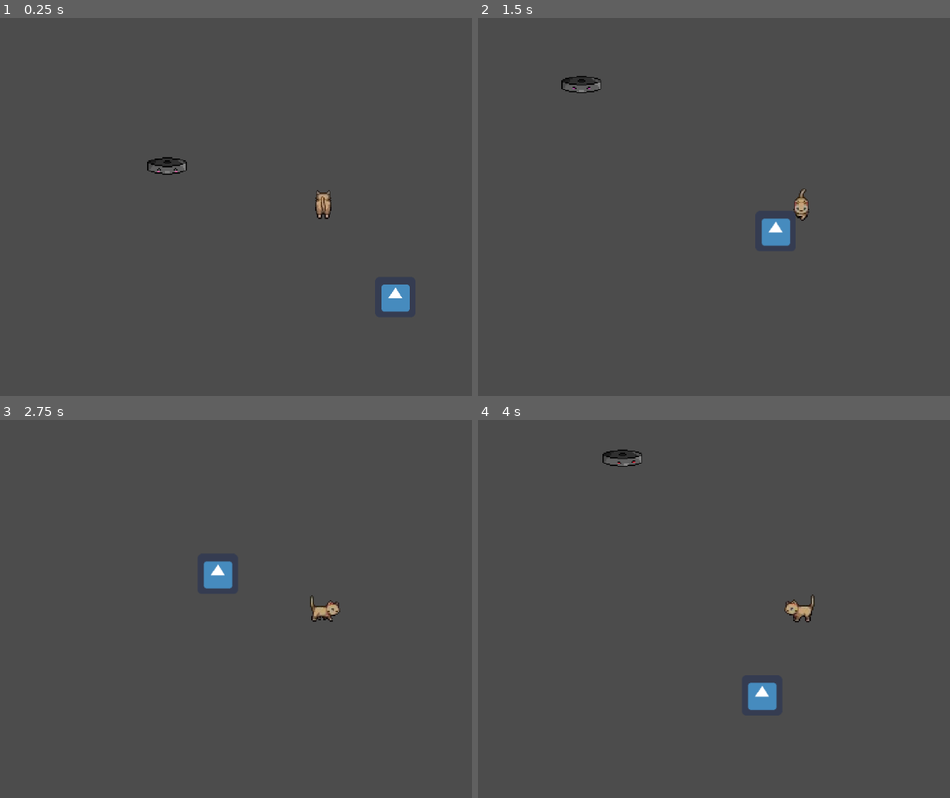
Above: before the commit, frames 1-4 (two rows, left to right).
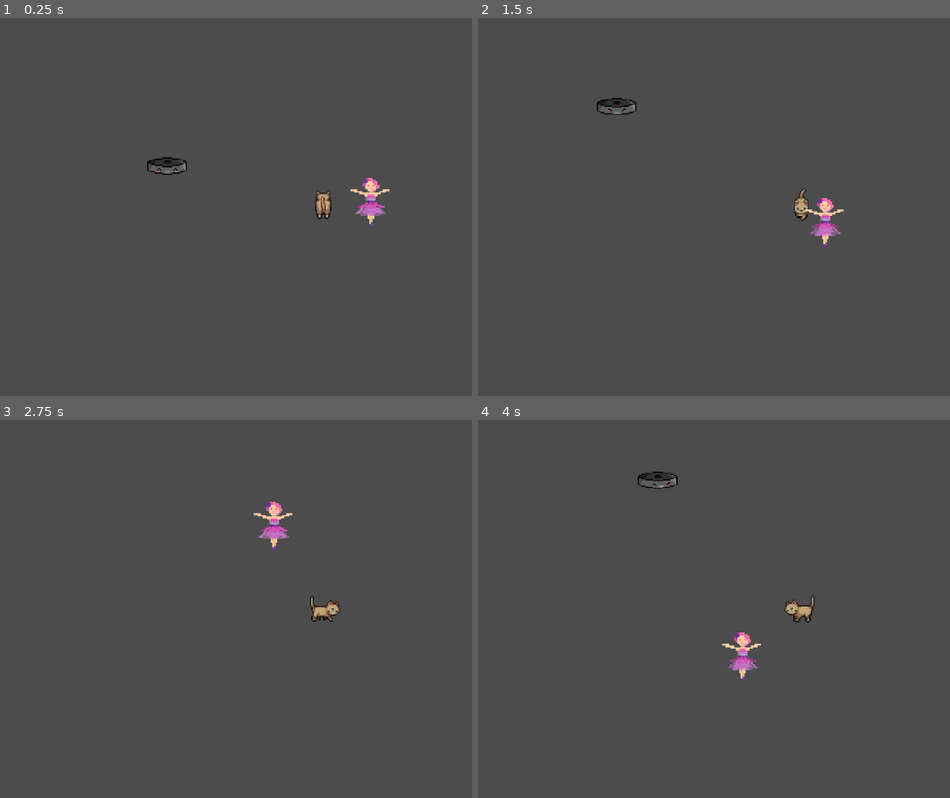
Above: after the commit, the same moments.

Repository: ygda-org/firstQuarter2023
Game: Godot game, scene res://HOUSE/houseLevel.tscn
Two runs of this game, one before a commit and one after it. Both use one fixed random seed, a clock stepped at 60 frames per second and the inputs below. This scene is started directly instead of the project's main scene. The engine's default icon, where the game draws it, is replaced by a stand-in: a white triangle on a blue panel in a dark square.
Inputs (mouse positions are in pixels of both pictures, inside the frame that each line leads up to):
- Up to frame 1 (0.25 s): no input
- Up to frame 2 (1.5 s): move the mouse to (945, 188) at 0.52 s; hold Right (ui_right) 0.53-1.28 s; click (945, 188) at 0.6 s; move the mouse to (671, 225) at 1.27 s; hold Down (ui_down) from 1.28 s (still down); tap Tab (tab) at 1.35 s
- Up to frame 3 (2.75 s): move the mouse to (387, 525) at 2.02 s; release Down (ui_down) at 2.03 s; hold Right (ui_right) from 2.03 s (still down); click (387, 525) at 2.1 s
- Up to frame 4 (4 s): move the mouse to (770, 684) at 2.77 s; release Right (ui_right) at 2.78 s; hold Up (ui_up) 2.78-3.53 s; tap Tab (tab) at 2.85 s; move the mouse to (outside the picture) at 3.52 s; hold Left (ui_left) from 3.53 s (still down); click (outside the picture) at 3.6 s

The runs differ from the first frame. In frame 1, 0.8% of the frame differs, in the area x 74-87%, y 42-78%; in frame 2, 1.3%, in the area x 17-78%, y 15-61%; in frame 3, 0.9%; in frame 4, 1.3%.

Commit message:
Alright I think I fixed everything
Notes: the city Taxi just doesn't work ig? I was able to patch all the other missing sprites but I couldn't find any for the taxi, and I think I know why - when the person made the taxi pull request in the club they got rid of all imports, including their own sprite imports for their taxi. Anyway yeah, it all works on my end now so I hope it works everywhere else. Also would like to say that 1. people need to reimport sprites, and 2. spritesheets exist instead of having each indivual frame as a file

Diff:
--- a/City/Taxi.tscn
+++ b/City/Taxi.tscn
@@ -1,6 +1,6 @@
 [gd_scene load_steps=23 format=2]
 
-[ext_resource path="res://City/Taxi/Taxi.gd" type="Script" id=1]
+[ext_resource path="res://City/Taxi.gd" type="Script" id=1]
 [ext_resource path="res://assets/Taxi/frame_13_taxi_explode.png" type="Texture" id=2]
 [ext_resource path="res://assets/Taxi/frame_15_taxi_explode.png" type="Texture" id=3]
 [ext_resource path="res://assets/Taxi/frame_16_taxi_explode.png" type="Texture" id=4]
@@ -20,6 +20,7 @@
 [ext_resource path="res://assets/Taxi/taxi2.png" type="Texture" id=18]
 [ext_resource path="res://assets/Taxi/frame_03_taxi_explode.png" type="Texture" id=19]
 [ext_resource path="res://assets/Taxi/frame_11_taxi_explode.png" type="Texture" id=20]
+
 
 [sub_resource type="RectangleShape2D" id=1]
 extents = Vector2( 21, 8.5 )
--- /dev/null
+++ b/HOUSE/houseEnemies/fairyToy/fairyBullet.gd
@@ -0,0 +1,20 @@
+extends KinematicBody2D
+
+var velocity = Vector2(1,1)
+
+func _ready():
+	$anim.play("default")
+	$timeOut.start()
+
+
+func _physics_process(delta):
+	move_and_collide(velocity.normalized()*12)
+
+
+func _on_Area2D_body_entered(body):
+	if 'ayer' in body.name:
+		body._damage()
+		queue_free()
+
+func _on_timeOut_timeout():
+	queue_free()
--- /dev/null
+++ b/HOUSE/houseEnemies/fairyToy/fairyBullet.tscn
@@ -0,0 +1,137 @@
+[gd_scene load_steps=30 format=2]
+
+[ext_resource path="res://assets/fairyToy/fairyBullet.png" type="Texture" id=1]
+[ext_resource path="res://HOUSE/houseEnemies/fairyToy/fairyBullet.gd" type="Script" id=2]
+
+[sub_resource type="AtlasTexture" id=1]
+atlas = ExtResource( 1 )
+region = Rect2( 0, 0, 32, 32 )
+
+[sub_resource type="AtlasTexture" id=2]
+atlas = ExtResource( 1 )
+region = Rect2( 32, 0, 32, 32 )
+
+[sub_resource type="AtlasTexture" id=3]
+atlas = ExtResource( 1 )
+region = Rect2( 64, 0, 32, 32 )
+
+[sub_resource type="AtlasTexture" id=4]
+atlas = ExtResource( 1 )
+region = Rect2( 96, 0, 32, 32 )
+
+[sub_resource type="AtlasTexture" id=5]
+atlas = ExtResource( 1 )
+region = Rect2( 128, 0, 32, 32 )
+
+[sub_resource type="AtlasTexture" id=6]
+atlas = ExtResource( 1 )
+region = Rect2( 160, 0, 32, 32 )
+
+[sub_resource type="AtlasTexture" id=7]
+atlas = ExtResource( 1 )
+region = Rect2( 192, 0, 32, 32 )
+
+[sub_resource type="AtlasTexture" id=8]
+atlas = ExtResource( 1 )
+region = Rect2( 224, 0, 32, 32 )
+
+[sub_resource type="AtlasTexture" id=9]
+atlas = ExtResource( 1 )
+region = Rect2( 256, 0, 32, 32 )
+
+[sub_resource type="AtlasTexture" id=10]
+atlas = ExtResource( 1 )
+region = Rect2( 288, 0, 32, 32 )
+
+[sub_resource type="AtlasTexture" id=11]
+atlas = ExtResource( 1 )
+region = Rect2( 320, 0, 32, 32 )
+
+[sub_resource type="AtlasTexture" id=12]
+atlas = ExtResource( 1 )
+region = Rect2( 352, 0, 32, 32 )
+
+[sub_resource type="AtlasTexture" id=13]
+atlas = ExtResource( 1 )
+region = Rect2( 384, 0, 32, 32 )
+
+[sub_resource type="AtlasTexture" id=14]
+atlas = ExtResource( 1 )
+region = Rect2( 416, 0, 32, 32 )
+
+[sub_resource type="AtlasTexture" id=15]
+atlas = ExtResource( 1 )
+region = Rect2( 448, 0, 32, 32 )
+
+[sub_resource type="AtlasTexture" id=16]
+atlas = ExtResource( 1 )
+region = Rect2( 480, 0, 32, 32 )
+
+[sub_resource type="AtlasTexture" id=17]
+atlas = ExtResource( 1 )
+region = Rect2( 512, 0, 32, 32 )
+
+[sub_resource type="AtlasTexture" id=18]
+atlas = ExtResource( 1 )
+region = Rect2( 544, 0, 32, 32 )
+
+[sub_resource type="AtlasTexture" id=19]
+atlas = ExtResource( 1 )
+region = Rect2( 576, 0, 32, 32 )
+
+[sub_resource type="AtlasTexture" id=20]
+atlas = ExtResource( 1 )
+region = Rect2( 608, 0, 32, 32 )
+
+[sub_resource type="AtlasTexture" id=21]
+atlas = ExtResource( 1 )
+region = Rect2( 640, 0, 32, 32 )
+
+[sub_resource type="AtlasTexture" id=22]
+atlas = ExtResource( 1 )
+region = Rect2( 672, 0, 32, 32 )
+
+[sub_resource type="AtlasTexture" id=23]
+atlas = ExtResource( 1 )
+region = Rect2( 704, 0, 32, 32 )
+
+[sub_resource type="AtlasTexture" id=24]
+atlas = ExtResource( 1 )
+region = Rect2( 736, 0, 32, 32 )
+
+[sub_resource type="SpriteFrames" id=25]
+animations = [ {
+"frames": [ SubResource( 1 ), SubResource( 2 ), SubResource( 3 ), SubResource( 4 ), SubResource( 5 ), SubResource( 6 ), SubResource( 7 ), SubResource( 8 ), SubResource( 9 ), SubResource( 10 ), SubResource( 11 ), SubResource( 12 ), SubResource( 13 ), SubResource( 14 ), SubResource( 15 ), SubResource( 16 ), SubResource( 17 ), SubResource( 18 ), SubResource( 19 ), SubResource( 20 ), SubResource( 21 ), SubResource( 22 ), SubResource( 23 ), SubResource( 24 ) ],
+"loop": true,
+"name": "default",
+"speed": 5.0
+} ]
+
+[sub_resource type="RectangleShape2D" id=26]
+extents = Vector2( 8.375, 8.375 )
+
+[sub_resource type="RectangleShape2D" id=27]
+extents = Vector2( 6, 6.5 )
+
+[node name="fairyBullet" type="KinematicBody2D"]
+script = ExtResource( 2 )
+
+[node name="anim" type="AnimatedSprite" parent="."]
+position = Vector2( -10, 7.5 )
+scale = Vector2( 1.625, 1.46875 )
+frames = SubResource( 25 )
+
+[node name="CollisionShape2D" type="CollisionShape2D" parent="."]
+position = Vector2( -11.375, 6.375 )
+shape = SubResource( 26 )
+
+[node name="Area2D" type="Area2D" parent="."]
+
+[node name="CollisionShape2D" type="CollisionShape2D" parent="Area2D"]
+position = Vector2( -11, 6.5 )
+shape = SubResource( 27 )
+
+[node name="timeOut" type="Timer" parent="."]
+
+[connection signal="body_entered" from="Area2D" to="." method="_on_Area2D_body_entered"]
+[connection signal="timeout" from="timeOut" to="." method="_on_timeOut_timeout"]
--- /dev/null
+++ b/HOUSE/houseEnemies/fairyToy/fairyToy.gd
@@ -0,0 +1,28 @@
+extends KinematicBody2D
+
+var frameLOL = 0
+var pPos = Vector2()
+var velocity = Vector2()
+const FAIRYBULLET = preload("res://HOUSE/houseEnemies/fairyToy/fairyBullet.tscn")
+
+func _ready():
+	$anim.play("default")
+
+func _physics_process(delta):
+	frameLOL += 1
+	pPos = Global.player_position
+	if abs(pPos.x - position.x) < 500 and abs(pPos.y - position.y) < 500:
+		velocity = pPos.direction_to(position) * 85
+	elif abs(pPos.x - position.x) < 700 and abs(pPos.y - position.y) < 700:
+		velocity = Vector2(0,0)
+		if frameLOL % 200 == 0:
+			_primal_aspid()
+	else:
+		velocity = Vector2(0,0)
+	move_and_slide(velocity)
+
+func _primal_aspid():
+	var bullet = FAIRYBULLET.instance()
+	get_parent().add_child(bullet)
+	bullet.position = $attackPos.global_position
+	bullet.velocity = 10 * (global_position.direction_to(Global.player_position))
--- /dev/null
+++ b/HOUSE/houseEnemies/fairyToy/fairyToy.tscn
@@ -0,0 +1,47 @@
+[gd_scene load_steps=9 format=2]
+
+[ext_resource path="res://assets/fairyToy/fairyDefault.png" type="Texture" id=1]
+[ext_resource path="res://HOUSE/houseEnemies/fairyToy/fairyToy.gd" type="Script" id=2]
+
+[sub_resource type="AtlasTexture" id=1]
+atlas = ExtResource( 1 )
+region = Rect2( 0, 0, 32, 32 )
+
+[sub_resource type="AtlasTexture" id=2]
+atlas = ExtResource( 1 )
+region = Rect2( 32, 0, 32, 32 )
+
+[sub_resource type="AtlasTexture" id=3]
+atlas = ExtResource( 1 )
+region = Rect2( 0, 32, 32, 32 )
+
+[sub_resource type="AtlasTexture" id=4]
+atlas = ExtResource( 1 )
+region = Rect2( 32, 32, 32, 32 )
+
+[sub_resource type="SpriteFrames" id=5]
+animations = [ {
+"frames": [ SubResource( 1 ), SubResource( 2 ), SubResource( 3 ), SubResource( 4 ) ],
+"loop": true,
+"name": "default",
+"speed": 5.0
+} ]
+
+[sub_resource type="CapsuleShape2D" id=6]
+radius = 29.0
+height = 36.0
+
+[node name="fairyToy" type="KinematicBody2D"]
+script = ExtResource( 2 )
+
+[node name="anim" type="AnimatedSprite" parent="."]
+position = Vector2( 26.5, -25.5 )
+scale = Vector2( 2.65625, 2.59375 )
+frames = SubResource( 5 )
+
+[node name="CollisionShape2D" type="CollisionShape2D" parent="."]
+position = Vector2( 26, -23 )
+shape = SubResource( 6 )
+
+[node name="attackPos" type="Position2D" parent="."]
+position = Vector2( 37, -42 )
--- a/HOUSE/houseLevel.tscn
+++ b/HOUSE/houseLevel.tscn
@@ -2,8 +2,8 @@
 
 [ext_resource path="res://HOUSE/houseEnemies/Roomba/roombaEnemy.tscn" type="PackedScene" id=1]
 [ext_resource path="res://Player/Player.tscn" type="PackedScene" id=2]
-[ext_resource path="res://HOUSE/houseEnemies/Fish_Bowl/Fish_Bowl.tscn" type="PackedScene" id=3]
 [ext_resource path="res://HOUSE/houseEnemies/petDog/petDogEnemy.tscn" type="PackedScene" id=4]
+[ext_resource path="res://HOUSE/houseEnemies/fairyToy/fairyToy.tscn" type="PackedScene" id=5]
 
 [node name="houseLevel" type="Node2D"]
 
@@ -16,8 +16,8 @@
 [node name="roombaEnemy" parent="." instance=ExtResource( 1 )]
 position = Vector2( -139, 289 )
 
-[node name="Fish_Bowl" parent="." instance=ExtResource( 3 )]
-position = Vector2( 223, 510 )
-
 [node name="petDogEnemy" parent="." instance=ExtResource( 4 )]
 position = Vector2( -520, 368 )
+
+[node name="fairyToy" parent="." instance=ExtResource( 5 )]
+position = Vector2( 138, 378 )
--- a/Sand monster/Enemy_Sand_Monster.tscn
+++ b/Sand monster/Enemy_Sand_Monster.tscn
@@ -1,8 +1,9 @@
 [gd_scene load_steps=7 format=2]
 
-[ext_resource path="res://Desert/Sand monster/sprites/IMG_8301.PNG" type="Texture" id=1]
-[ext_resource path="res://Desert/Sand monster/sprites/IMG_8475.PNG" type="Texture" id=2]
-[ext_resource path="res://Desert/Sand monster/Enemy_Sand_Monster.gd" type="Script" id=3]
+[ext_resource path="res://Sand monster/sprites/IMG_8301.PNG" type="Texture" id=1]
+[ext_resource path="res://Sand monster/sprites/IMG_8475.PNG" type="Texture" id=2]
+[ext_resource path="res://Sand monster/Enemy_Sand_Monster.gd" type="Script" id=3]
+
 
 [sub_resource type="SpriteFrames" id=1]
 animations = [ {
--- a/Sand monster/SandBlob.tscn
+++ b/Sand monster/SandBlob.tscn
@@ -1,7 +1,8 @@
 [gd_scene load_steps=5 format=2]
 
-[ext_resource path="res://Desert/Sand monster/SandBlob.gd" type="Script" id=1]
-[ext_resource path="res://Desert/Sand monster/sprites/IMG_8905.PNG" type="Texture" id=2]
+[ext_resource path="res://Sand monster/SandBlob.gd" type="Script" id=1]
+[ext_resource path="res://Sand monster/sprites/IMG_8905.PNG" type="Texture" id=2]
+
 
 [sub_resource type="RectangleShape2D" id=2]
 
--- a/Sphinx/Sphinx.tscn
+++ b/Sphinx/Sphinx.tscn
@@ -1,19 +1,20 @@
 [gd_scene load_steps=17 format=2]
 
 [ext_resource path="res://Desert/Sphinx/Sphinx.gd" type="Script" id=1]
-[ext_resource path="res://Desert/Sphinx/sprites/idle/idle_2.PNG" type="Texture" id=2]
-[ext_resource path="res://Desert/Sphinx/sprites/idle/idle_3.PNG" type="Texture" id=3]
-[ext_resource path="res://Desert/Sphinx/sprites/idle/idle_4.PNG" type="Texture" id=4]
-[ext_resource path="res://Desert/Sphinx/sprites/walk cycle/walk_2.PNG" type="Texture" id=5]
-[ext_resource path="res://Desert/Sphinx/sprites/walk cycle/walk_3.PNG" type="Texture" id=6]
-[ext_resource path="res://Desert/Sphinx/sprites/walk cycle/walk_4.PNG" type="Texture" id=7]
-[ext_resource path="res://Desert/Sphinx/sprites/walk cycle/walk_1.PNG" type="Texture" id=8]
-[ext_resource path="res://Desert/Sphinx/sprites/idle/idle_1.PNG" type="Texture" id=9]
-[ext_resource path="res://Desert/Sphinx/sprites/attack (roar)/roar_2.PNG" type="Texture" id=10]
-[ext_resource path="res://Desert/Sphinx/sprites/hurt/hurt.PNG" type="Texture" id=11]
-[ext_resource path="res://Desert/Sphinx/sprites/attack (roar)/roar_4.PNG" type="Texture" id=12]
-[ext_resource path="res://Desert/Sphinx/sprites/attack (roar)/roar_3.PNG" type="Texture" id=13]
-[ext_resource path="res://Desert/Sphinx/sprites/attack (roar)/roar_1.PNG" type="Texture" id=14]
+[ext_resource path="res://Sphinx/sprites/idle/idle_2.PNG" type="Texture" id=2]
+[ext_resource path="res://Sphinx/sprites/idle/idle_3.PNG" type="Texture" id=3]
+[ext_resource path="res://Sphinx/sprites/idle/idle_4.PNG" type="Texture" id=4]
+[ext_resource path="res://Sphinx/sprites/walk cycle/walk_2.PNG" type="Texture" id=5]
+[ext_resource path="res://Sphinx/sprites/walk cycle/walk_3.PNG" type="Texture" id=6]
+[ext_resource path="res://Sphinx/sprites/walk cycle/walk_4.PNG" type="Texture" id=7]
+[ext_resource path="res://Sphinx/sprites/walk cycle/walk_1.PNG" type="Texture" id=8]
+[ext_resource path="res://Sphinx/sprites/idle/idle_1.PNG" type="Texture" id=9]
+[ext_resource path="res://Sphinx/sprites/attack (roar)/roar_2.PNG" type="Texture" id=10]
+[ext_resource path="res://Sphinx/sprites/hurt/hurt.PNG" type="Texture" id=11]
+[ext_resource path="res://Sphinx/sprites/attack (roar)/roar_4.PNG" type="Texture" id=12]
+[ext_resource path="res://Sphinx/sprites/attack (roar)/roar_3.PNG" type="Texture" id=13]
+[ext_resource path="res://Sphinx/sprites/attack (roar)/roar_1.PNG" type="Texture" id=14]
+
 
 [sub_resource type="SpriteFrames" id=2]
 animations = [ {
--- a/Sphinx/SphinxProjectile.tscn
+++ b/Sphinx/SphinxProjectile.tscn
@@ -1,9 +1,10 @@
 [gd_scene load_steps=7 format=2]
 
 [ext_resource path="res://Desert/Sphinx/SphinxProjectile.gd" type="Script" id=1]
-[ext_resource path="res://Desert/Sphinx/sprites/projectiles/individual parts/b_l_front.PNG" type="Texture" id=2]
-[ext_resource path="res://Desert/Sphinx/sprites/projectiles/individual parts/b_m_front.PNG" type="Texture" id=3]
-[ext_resource path="res://Desert/Sphinx/sprites/projectiles/individual parts/b_s_front.PNG" type="Texture" id=4]
+[ext_resource path="res://Sphinx/sprites/projectiles/individual parts/b_l_front.PNG" type="Texture" id=2]
+[ext_resource path="res://Sphinx/sprites/projectiles/individual parts/b_m_front.PNG" type="Texture" id=3]
+[ext_resource path="res://Sphinx/sprites/projectiles/individual parts/b_s_front.PNG" type="Texture" id=4]
+
 
 [sub_resource type="RectangleShape2D" id=1]
 
Binary file added: assets/fairyToy/fairyBullet.png
Not shown, added: assets/fairyToy/fairyBullet.png.import
Binary file added: assets/fairyToy/fairyDefault.png
Not shown, added: assets/fairyToy/fairyDefault.png.import
